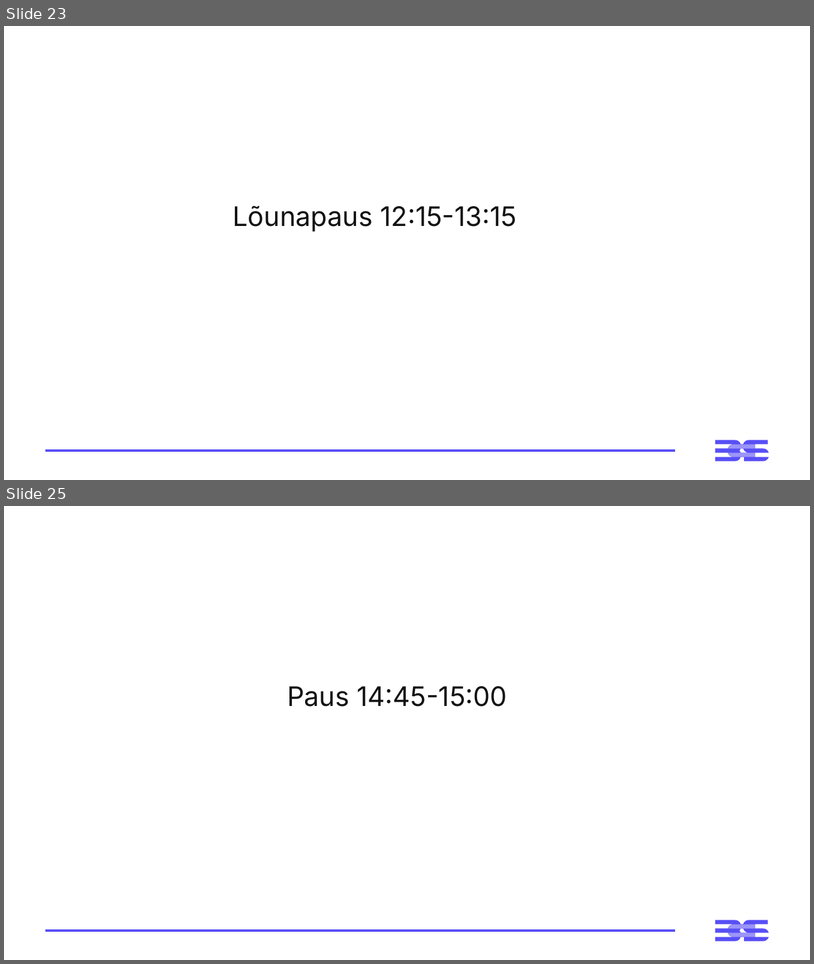
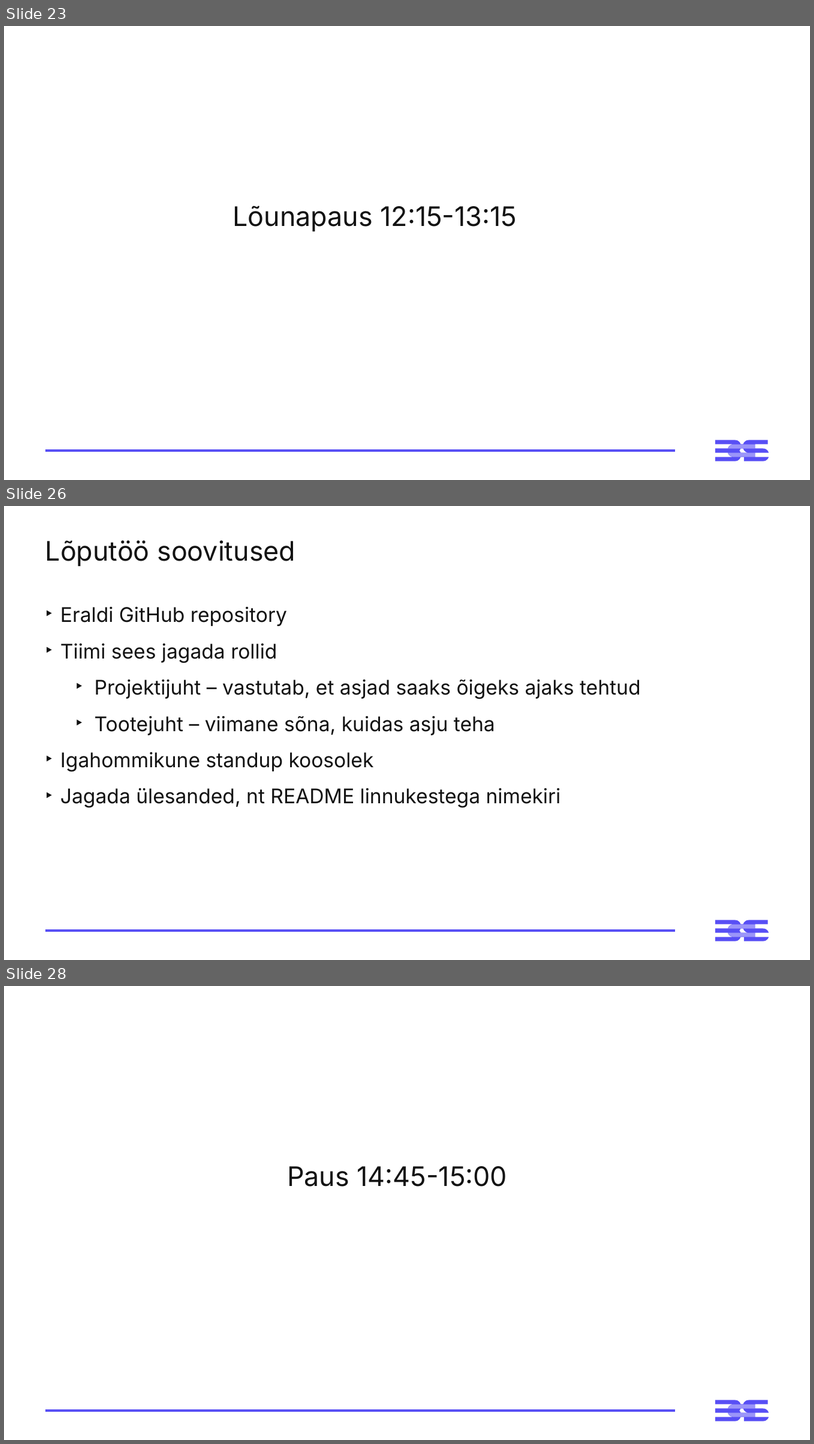
Before and after one commit to virverani/andmetarkus_2026_kevad, a slide deck: Day12/12-paev-andmetarkus-esitlus.pptx. Shown one above the other, each under a label of ours: slides 23 and 25 before the commit, slides 23, 26 and 28 after it; the slides between them are not shown. The pictures are 814x964 and 814x1444 pixels, drawn with LibreOffice and Linux fonts; fonts in the diff are those of the drawing. Boxes give left, top, right and bottom in pixels: in the first picture for what was removed or moved away, otherwise in the second. Text is boxed around its words. In the diff, an @@ line names an element or a change of style, - is before the commit and + after.

```diff
--- a/Day12/12-paev-andmetarkus-esitlus.pptx
+++ b/Day12/12-paev-andmetarkus-esitlus.pptx
@@ slide 26 added at (4,506,810,960), background #FFFFFF; not listed: 3 template elements that a slide beside it also shows @@
@@ title added at (45,540,296,566), 32 pt, text #121212 @@
+Lõputöö soovitused
@@ text added at (60,606,641,808), 24 pt, text #121212 @@
+‣ Eraldi GitHub repository
+‣ Tiimi sees jagada rollid
+  ‣ Projektijuht – vastutab, et asjad saaks õigeks ajaks tehtud
+  ‣ Tootejuht – viimane sõna, kuidas asju teha
+‣ Igahommikune standup koosolek
+‣ Jagada ülesanded, nt README linnukestega nimekiri
@@ what was slide 25 is now slide 28 @@
```
Also in this commit, not shown: 1 slide changed, 2 other slides added.
